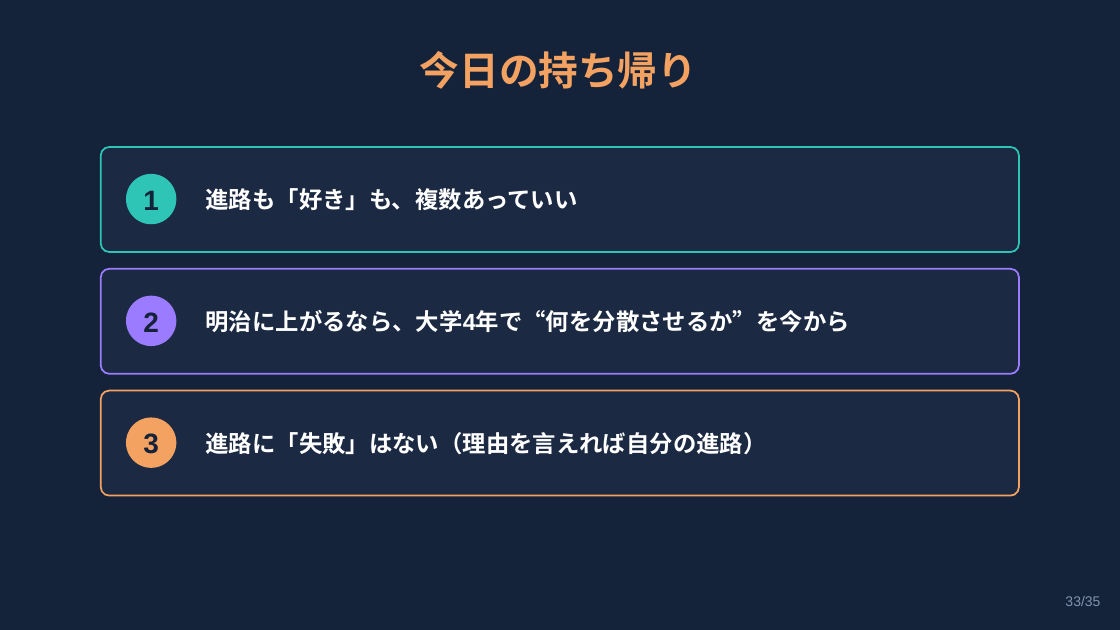
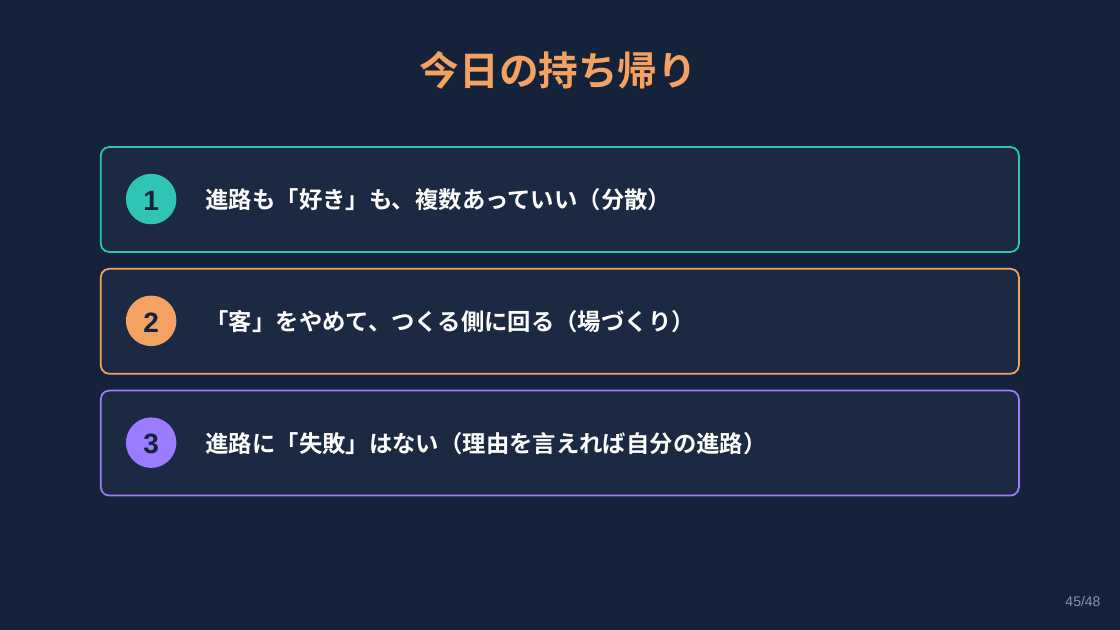
Before and after one commit to syukugennmathto/claude-daily-routines, a slide deck: slide 45 of build/career_talk_setagaya.pptx (slide 33 before the commit). Drawn at 1120x630 pixels with LibreOffice and Linux fonts; fonts in the diff are those of the drawing. Boxes give left, top, right and bottom in pixels: in the first picture for what was removed or moved away, otherwise in the second. Text is boxed around its words. In the diff, an @@ line names an element or a change of style, - is before the commit and + after.

```diff
--- a/build/career_talk_setagaya.pptx
+++ b/build/career_talk_setagaya.pptx
@@ text at box(206, 188, 672, 210): text changed @@
-進路も「好き」も、複数あっていい
+進路も「好き」も、複数あっていい（分散）
@@ rounded rectangle at box(101, 269, 1019, 374): outline #9B7BFF 1.5 pt to #F4A261 1.5 pt @@
@@ ellipse at box(126, 296, 176, 346): fill #9B7BFF to #F4A261 @@
@@ text at box(206, 310, 695, 332): text changed @@
-明治に上がるなら、大学4年で“何を分散させるか”を今から
+「客」をやめて、つくる側に回る（場づくり）
@@ rounded rectangle at box(101, 391, 1019, 496): outline #F4A261 1.5 pt to #9B7BFF 1.5 pt @@
@@ ellipse at box(126, 418, 176, 468): fill #F4A261 to #9B7BFF @@
@@ text at box(1065, 596, 1100, 606): text changed @@
-33/35
+45/48
```
Also in this commit, not shown: 34 other slides changed, 13 slides added, 3 other files.
